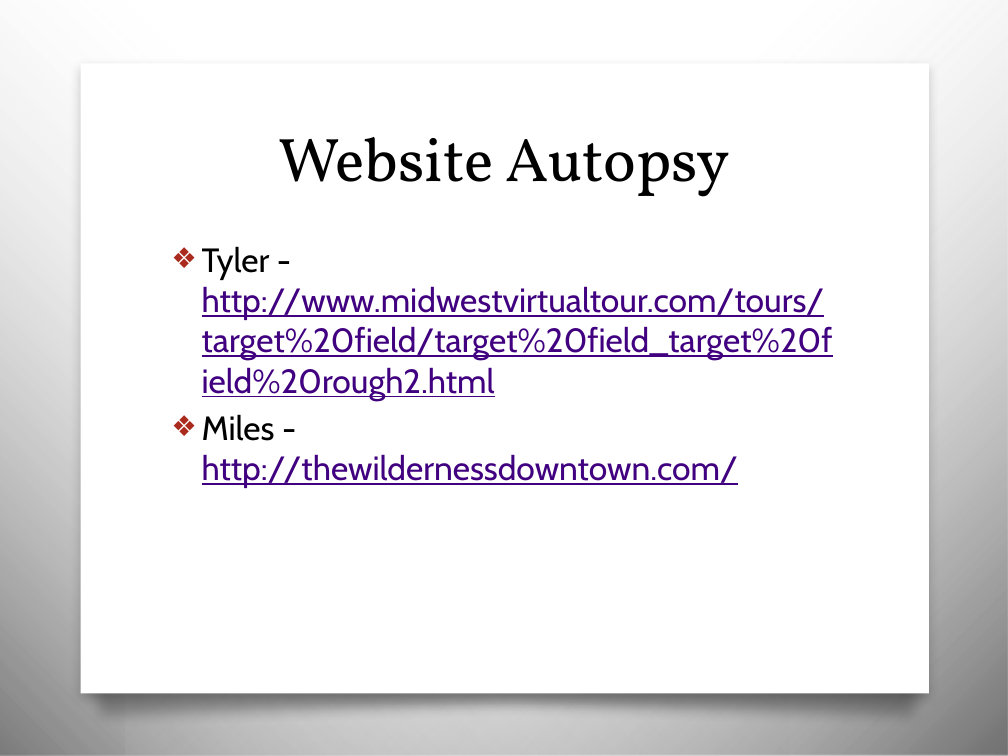
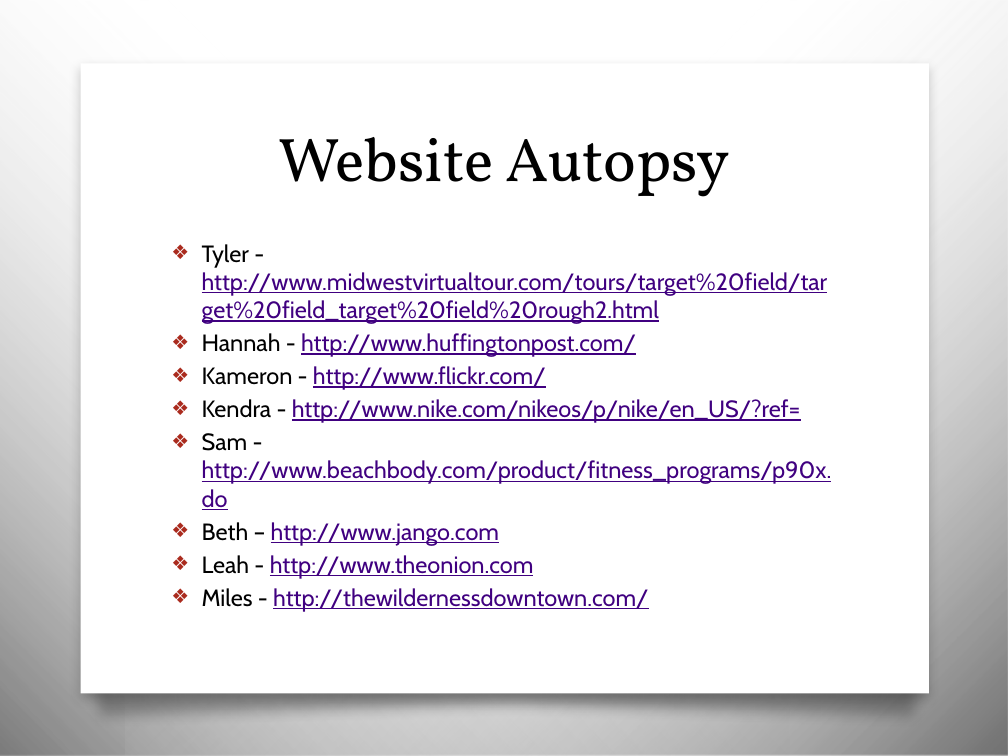
Before and after one commit to awayken/USF-ART329, a slide deck: slide 5 of slides/classfour/slides.pptx. Drawn at 1008x756 pixels with LibreOffice and Linux fonts; fonts in the diff are those of the drawing; background and template pictures are left out. Boxes give left, top, right and bottom in pixels: in the first picture for what was removed or moved away, otherwise in the second. Text is boxed around its words. In the diff, an @@ line names an element or a change of style, - is before the commit and + after.

```diff
--- a/slides/classfour/slides.pptx
+++ b/slides/classfour/slides.pptx
@@ text at box(202, 244, 828, 612): size 24 to 16.8 pt in "Tyler - http://www.midwestvirtualtour.com/tours/target%20fie ...", "Miles - http://thewildernessdowntown.com/"; less space between paragraphs @@
@@ text at box(202, 333, 832, 579): paragraphs added @@
+❖ Hannah - http://www.huffingtonpost.com/
+❖ Kameron - http://www.flickr.com/
+❖ Kendra - http://www.nike.com/nikeos/p/nike/en_US/?ref=
+❖ Sam - http://www.beachbody.com/product/fitness_programs/p90x.do
+❖ Beth – http://www.jango.com
+❖ Leah - http://www.theonion.com
```
Also in this commit, not shown: 5 other slides changed, 2 other files.
